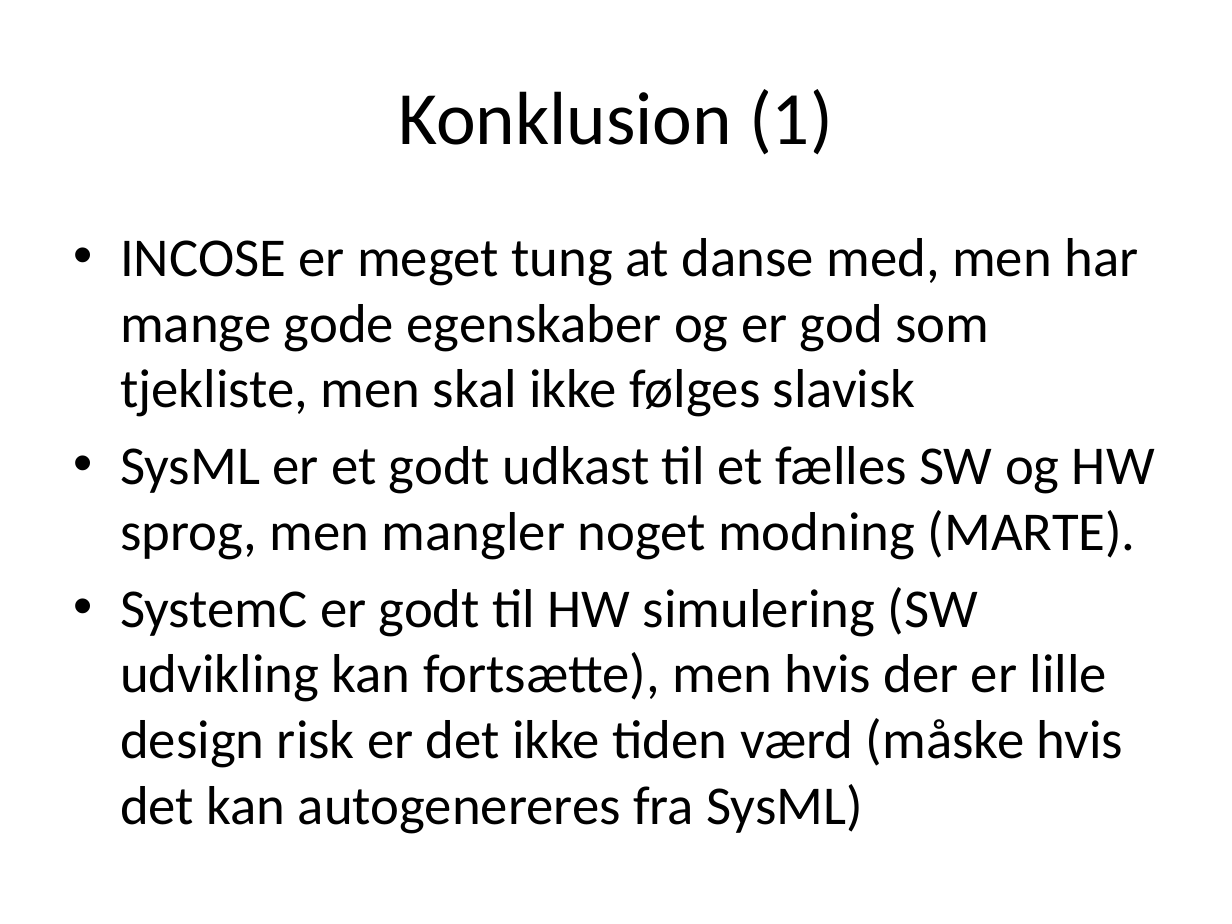
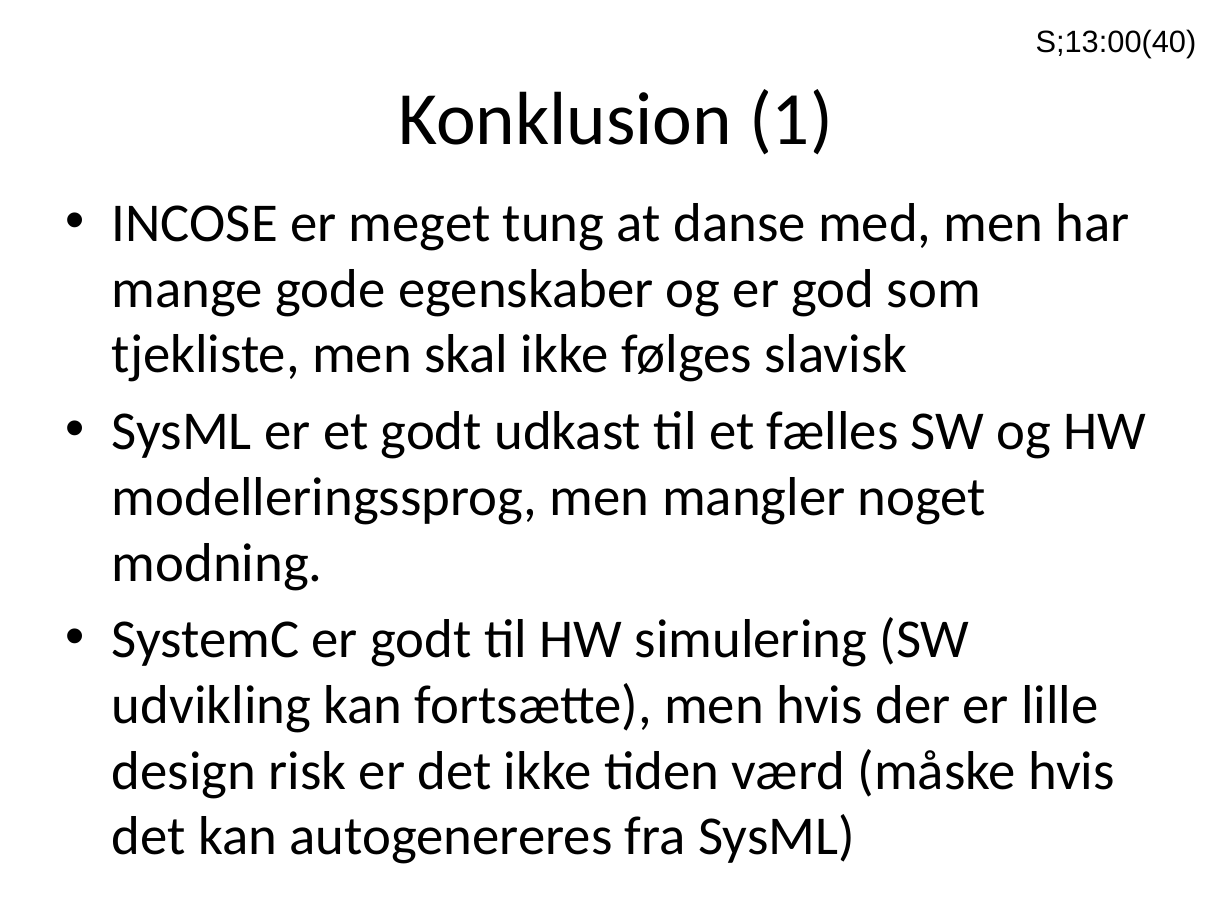
Before and after one commit to ahpoder/masterofit2009, a slide deck: slide 18 of syseng_hwco/proj/Artifact/Presentations/Presentation_exam.pptx. Drawn at 1232x924 pixels with LibreOffice and Linux fonts; fonts in the diff are those of the drawing. Boxes give left, top, right and bottom in pixels: in the first picture for what was removed or moved away, otherwise in the second. Text is boxed around its words. In the diff, an @@ line names an element or a change of style, - is before the commit and + after.

```diff
--- a/syseng_hwco/proj/Artifact/Presentations/Presentation_exam.pptx
+++ b/syseng_hwco/proj/Artifact/Presentations/Presentation_exam.pptx
@@ text added at bbox=[1036, 29, 1197, 58], 18 pt, text #000000 @@
+S;13:00(40)
@@ text "INCOSE er meget tung at ...": place and size @@
-text "INCOSE er meget tung at ..." at bbox=[120, 238, 1155, 834]
+text "INCOSE er meget tung at ..." at bbox=[112, 203, 1147, 799]
@@ text at bbox=[112, 411, 1147, 591]: text changed @@
-• SysML er et godt udkast til et fælles SW og HW sprog, men mangler noget modning (MARTE).
+• SysML er et godt udkast til et fælles SW og HW modelleringssprog, men mangler noget modning.
```
Also in this commit, not shown: 19 other slides changed, 2 slides added, 1 slide removed, 2 other files.
